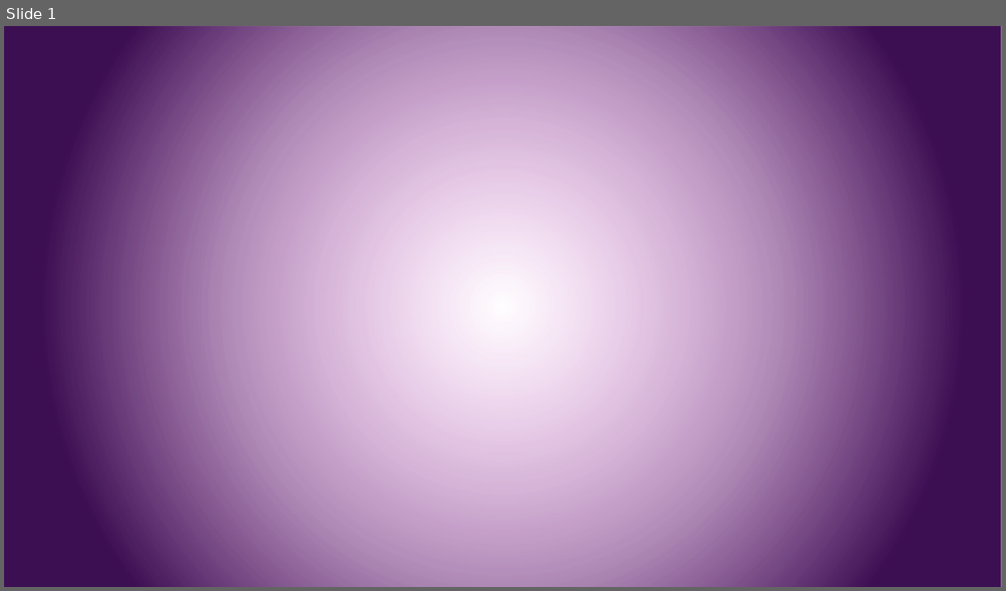
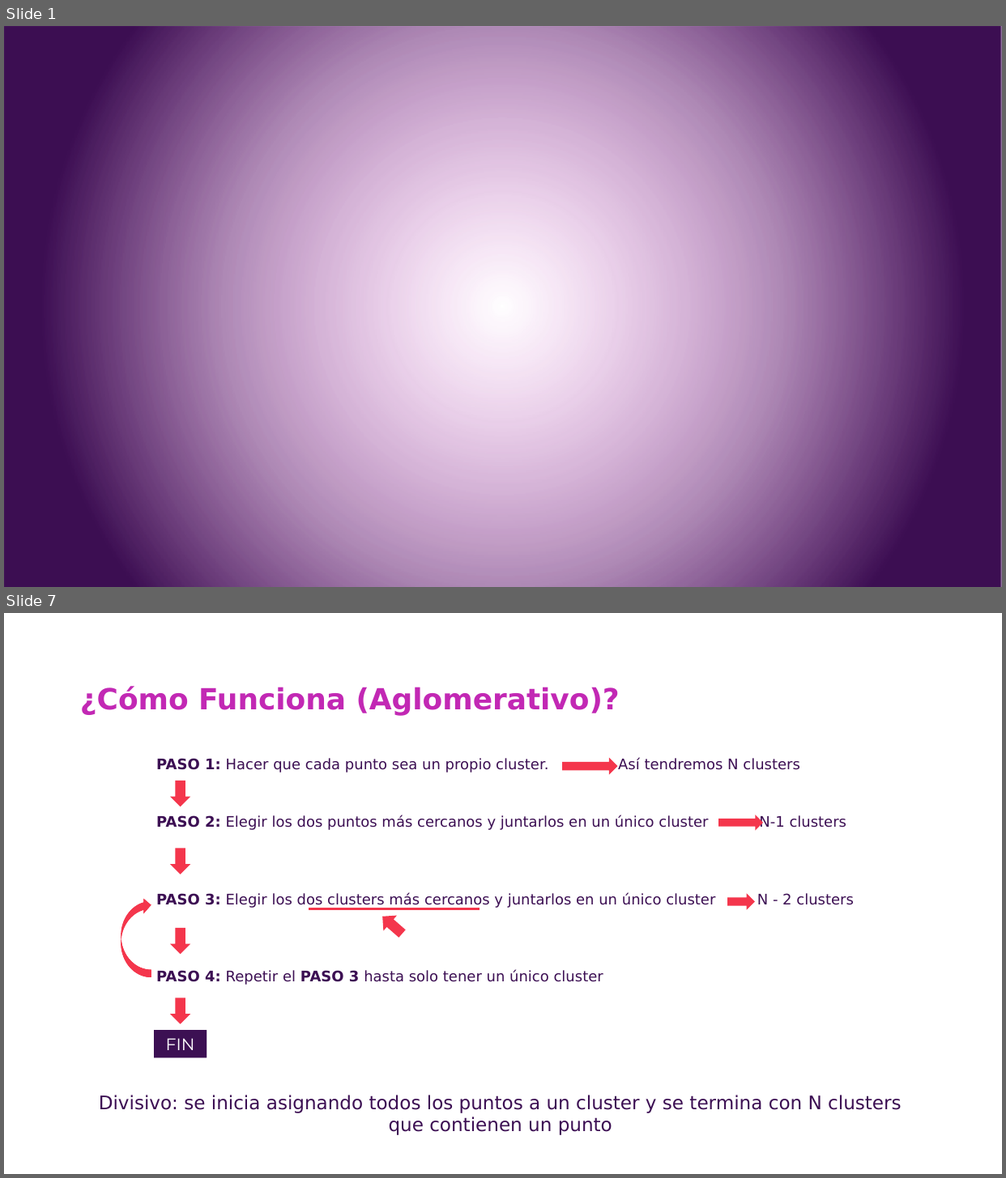
Before and after one commit to csameshiman/Axity_Curso_ML_2023, a slide deck: Diapositivas/Parte 04.Clustering/Sección 04.2.Hierarchical Clustering/Hierarchical_Clustering.pptx. Shown one above the other, each under a label of ours: slide 1 before the commit, slides 1 and 7 after it; the slides between them are not shown. The pictures are 1006x591 and 1006x1178 pixels, drawn with LibreOffice and Linux fonts; fonts in the diff are those of the drawing; background and template pictures are left out. Boxes give left, top, right and bottom in pixels: in the first picture for what was removed or moved away, otherwise in the second. Text is boxed around its words. In the diff, an @@ line names an element or a change of style, - is before the commit and + after.

```diff
--- a/Diapositivas/Parte 04.Clustering/Sección 04.2.Hierarchical Clustering/Hierarchical_Clustering.pptx
+++ b/Diapositivas/Parte 04.Clustering/Sección 04.2.Hierarchical Clustering/Hierarchical_Clustering.pptx
@@ slide 7 added at [4, 613, 1002, 1174], background picture (left out) @@
@@ title added at [80, 686, 620, 716], 28 pt, text #C228B4, bold @@
+¿Cómo Funciona (Aglomerativo)?
@@ text added at [156, 758, 854, 985], 14 pt, text #3C0F53 @@
+PASO 1: Hacer que cada punto sea un propio cluster. Así tendremos N clusters
+PASO 2: Elegir los dos puntos más cercanos y juntarlos en un único cluster N-1 clusters
+PASO 3: Elegir los dos clusters más cercanos y juntarlos en un único cluster N - 2 clusters
+PASO 4: Repetir el PASO 3 hasta solo tener un único cluster
@@ right arrow added at [562, 757, 618, 775], fill #F4364C @@
@@ freeform shape added at [170, 781, 190, 807], fill #F4364C @@
@@ right arrow added at [719, 815, 763, 831], fill #F4364C @@
@@ freeform shape added at [170, 848, 190, 875], fill #F4364C @@
@@ freeform shape added at [121, 899, 151, 977], fill #F4364C @@
@@ freeform shape added at [121, 899, 151, 977], fill #F4364C @@
@@ right arrow added at [728, 894, 755, 910], fill #F4364C @@
@@ freeform shape added at [170, 928, 190, 954], fill #F4364C @@
@@ line added from (309, 909) to (480, 909), #F4364C 3 pt @@
@@ freeform shape added at [376, 909, 409, 942], fill #F4364C @@
@@ freeform shape added at [121, 939, 151, 977], fill #F4364C @@
@@ freeform shape added at [170, 998, 190, 1024], fill #F4364C @@
@@ rectangle added at [154, 1031, 206, 1058], fill #3C1053 @@
@@ rectangle added at [154, 1031, 206, 1059], fill #3C1053, 16 pt, text #FFFFFF @@
+FIN
@@ text added at [99, 1095, 901, 1135], 18 pt, text #3C0F53 @@
+Divisivo: se inicia asignando todos los puntos a un cluster y se termina con N clusters que contienen un punto
```
Also in this commit, not shown: 27 other slides added, 16 slides removed.
